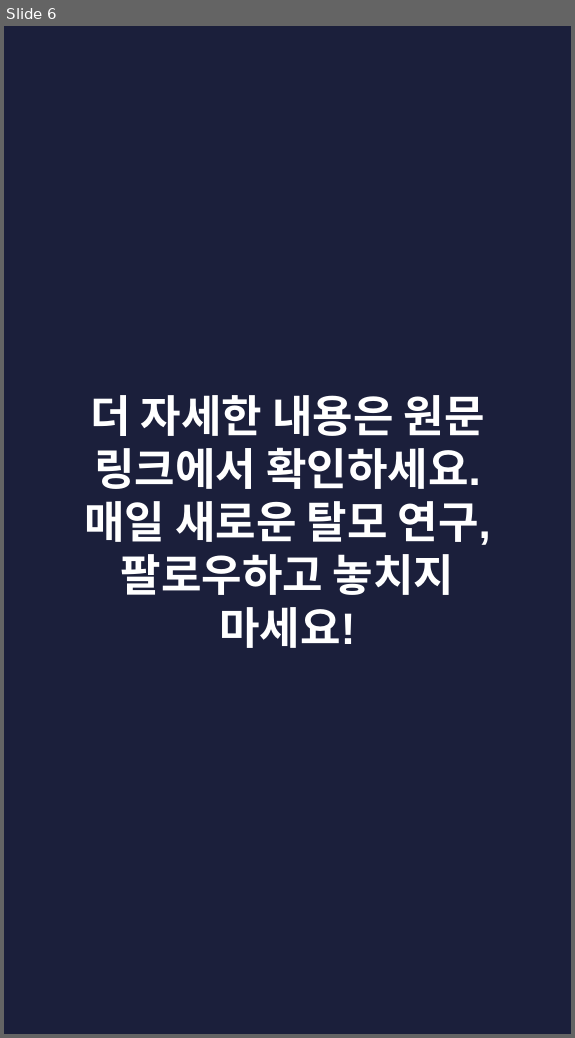
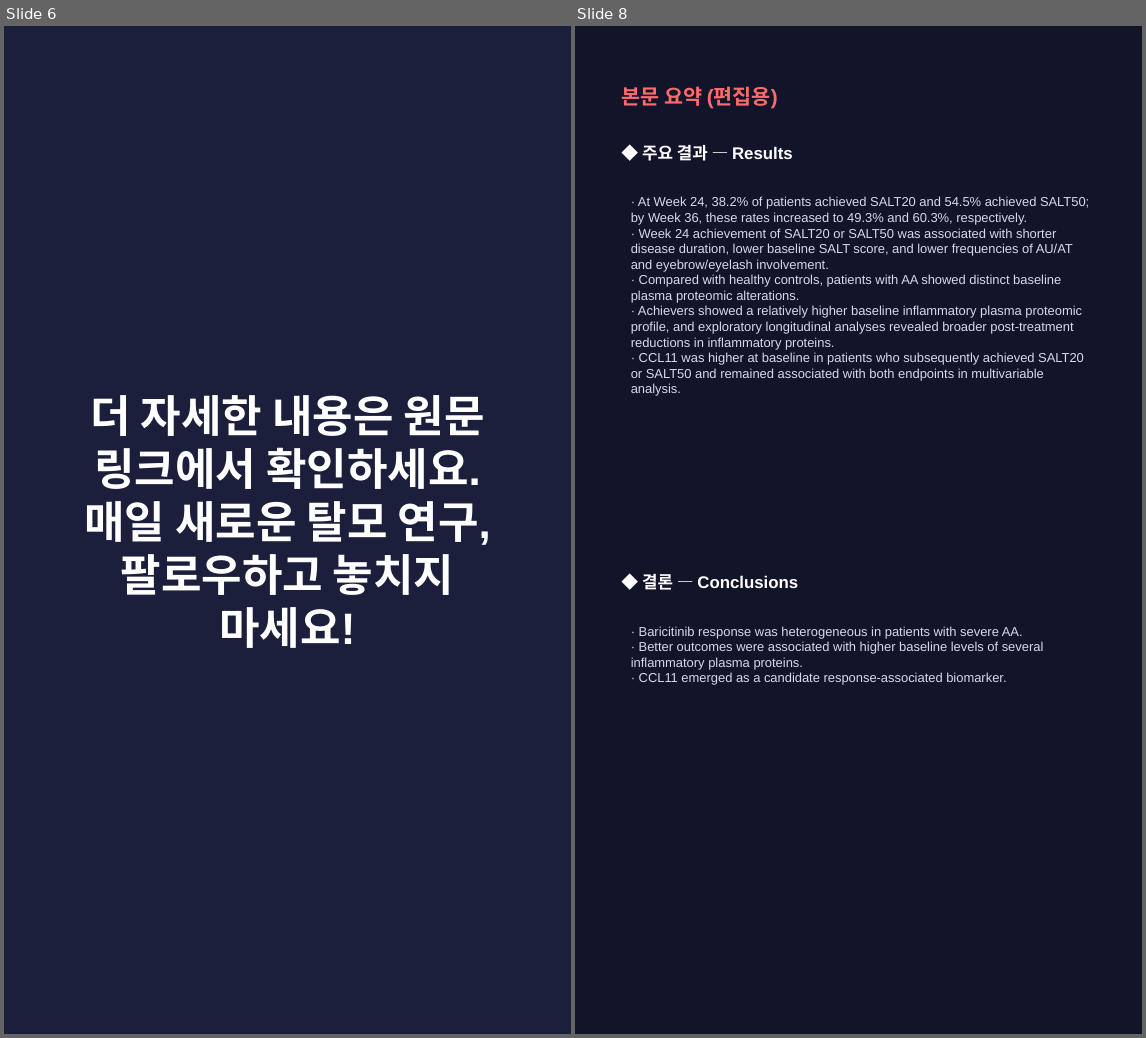
Before and after one commit to hyokang2010-BJ-ANTH/product-builder-test, a slide deck: pwa/data/latest/slides.pptx. Shown side by side, each under a label of ours: slide 6 before the commit, slides 6 and 8 after it; the slides between them are not shown. The pictures are 575x1038 and 1146x1038 pixels, drawn with LibreOffice and Linux fonts; fonts in the diff are those of the drawing. Boxes give left, top, right and bottom in pixels: in the first picture for what was removed or moved away, otherwise in the second. Text is boxed around its words. In the diff, an @@ line names an element or a change of style, - is before the commit and + after.

```diff
--- a/pwa/data/latest/slides.pptx
+++ b/pwa/data/latest/slides.pptx
@@ slide 8 added at (575,26,1142,1034), background #12142A @@
@@ text added at (621,86,778,109), 16 pt, text #FF6B6B, bold @@
+본문 요약 (편집용)
@@ text added at (642,145,793,161), 13 pt, text #FFFFFF, bold @@
+◆ 주요 결과 — Results
@@ text added at (631,196,1089,396), 10 pt, text #D5D8EA @@
+· At Week 24, 38.2% of patients achieved SALT20 and 54.5% achieved SALT50; by Week 36, these rates increased to 49.3% and 60.3%, respectively.
+· Week 24 achievement of SALT20 or SALT50 was associated with shorter disease duration, lower baseline SALT score, and lower frequencies of AU/AT and eyebrow/eyelash involvement.
+· Compared with healthy controls, patients with AA showed distinct baseline plasma proteomic alterations.
+· Achievers showed a relatively higher baseline inflammatory plasma proteomic profile, and exploratory longitudinal analyses revealed broader post-treatment reductions in inflammatory proteins.
+· CCL11 was higher at baseline in patients who subsequently achieved SALT20 or SALT50 and remained associated with both endpoints in multivariable analysis.
@@ text added at (642,574,798,590), 13 pt, text #FFFFFF, bold @@
+◆ 결론 — Conclusions
@@ text added at (631,626,1044,685), 10 pt, text #D5D8EA @@
+· Baricitinib response was heterogeneous in patients with severe AA.
+· Better outcomes were associated with higher baseline levels of several inflammatory plasma proteins.
+· CCL11 emerged as a candidate response-associated biomarker.
```
Also in this commit, not shown: 2 slides changed, 4 other slides added, 4 slides removed, 26 other files.
